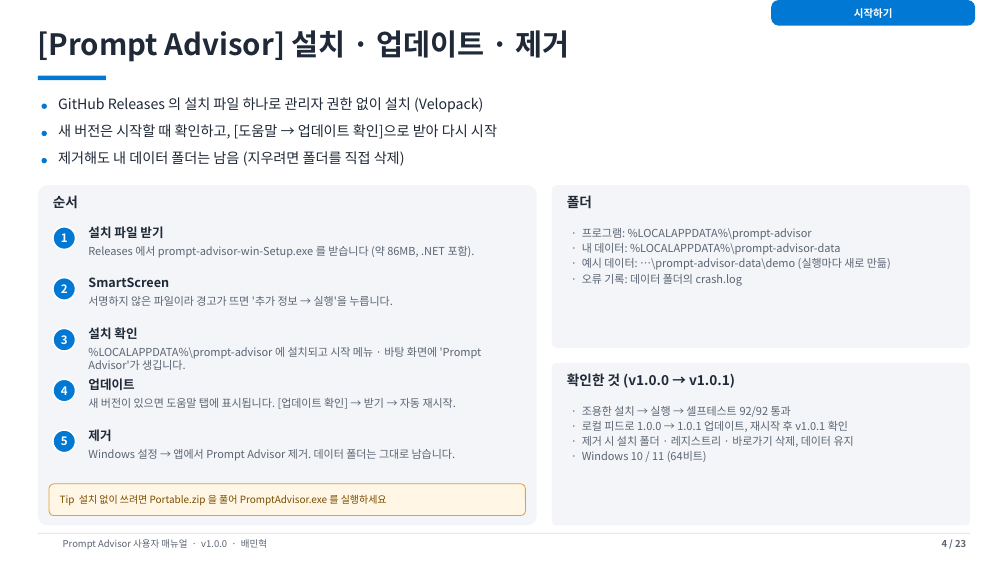
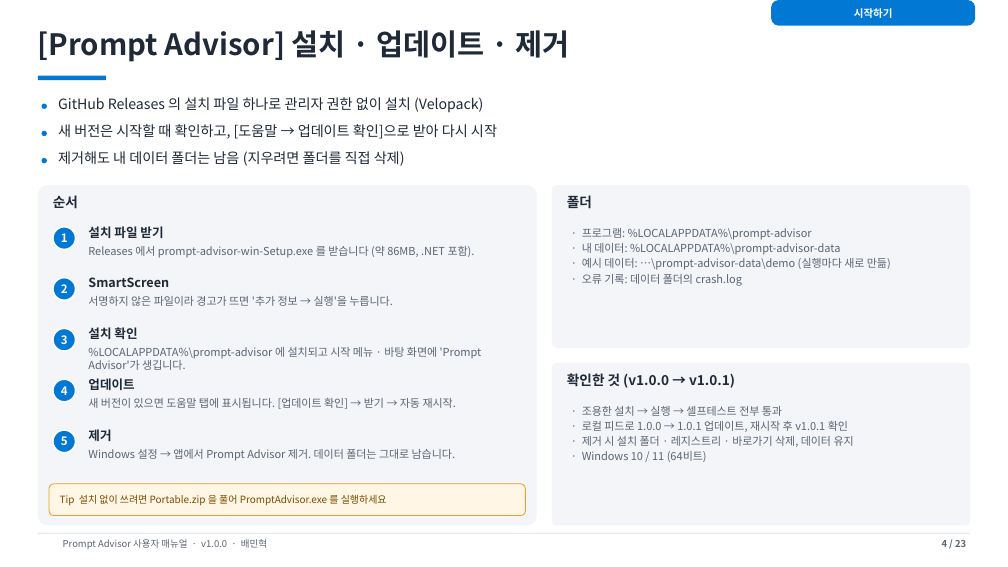
Before and after one commit to mhbae-semi-lab/prompt-advisor, a slide deck: slide 4 of docs/manual/Prompt-Advisor-User-Manual-ko.pptx. Drawn at 1008x567 pixels with LibreOffice and Linux fonts; fonts in the diff are those of the drawing; background and template pictures are left out. Boxes give left, top, right and bottom in pixels: in the first picture for what was removed or moved away, otherwise in the second. Text is boxed around its words. In the diff, an @@ line names an element or a change of style, - is before the commit and + after.

```diff
--- a/docs/manual/Prompt-Advisor-User-Manual-ko.pptx
+++ b/docs/manual/Prompt-Advisor-User-Manual-ko.pptx
@@ text at [582,406,782,416]: text changed @@
-· 조용한 설치 → 실행 → 셀프테스트 92/92 통과
+· 조용한 설치 → 실행 → 셀프테스트 전부 통과
```
Also in this commit, not shown: 2 other slides changed, 28 other files.
